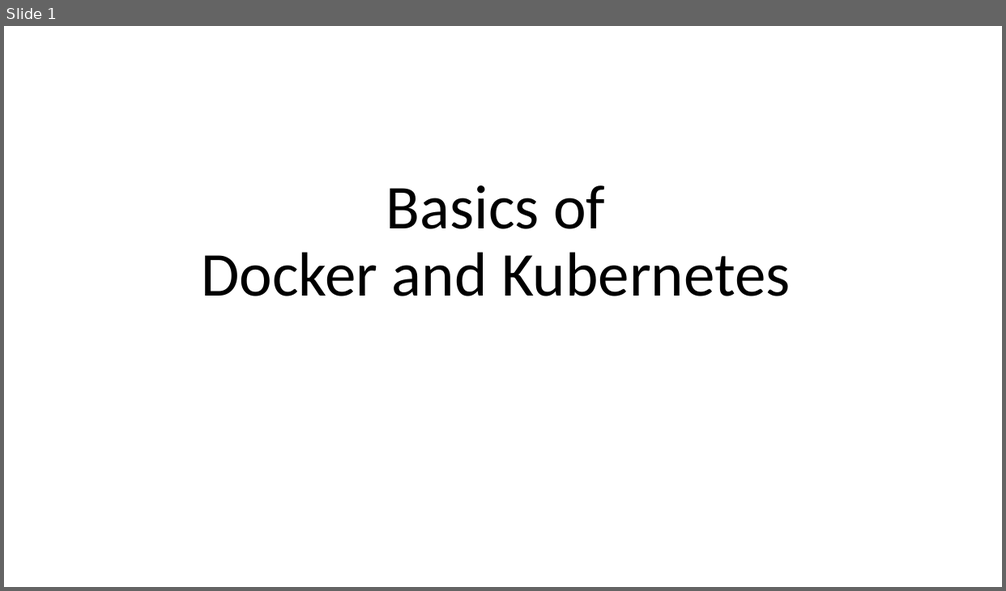
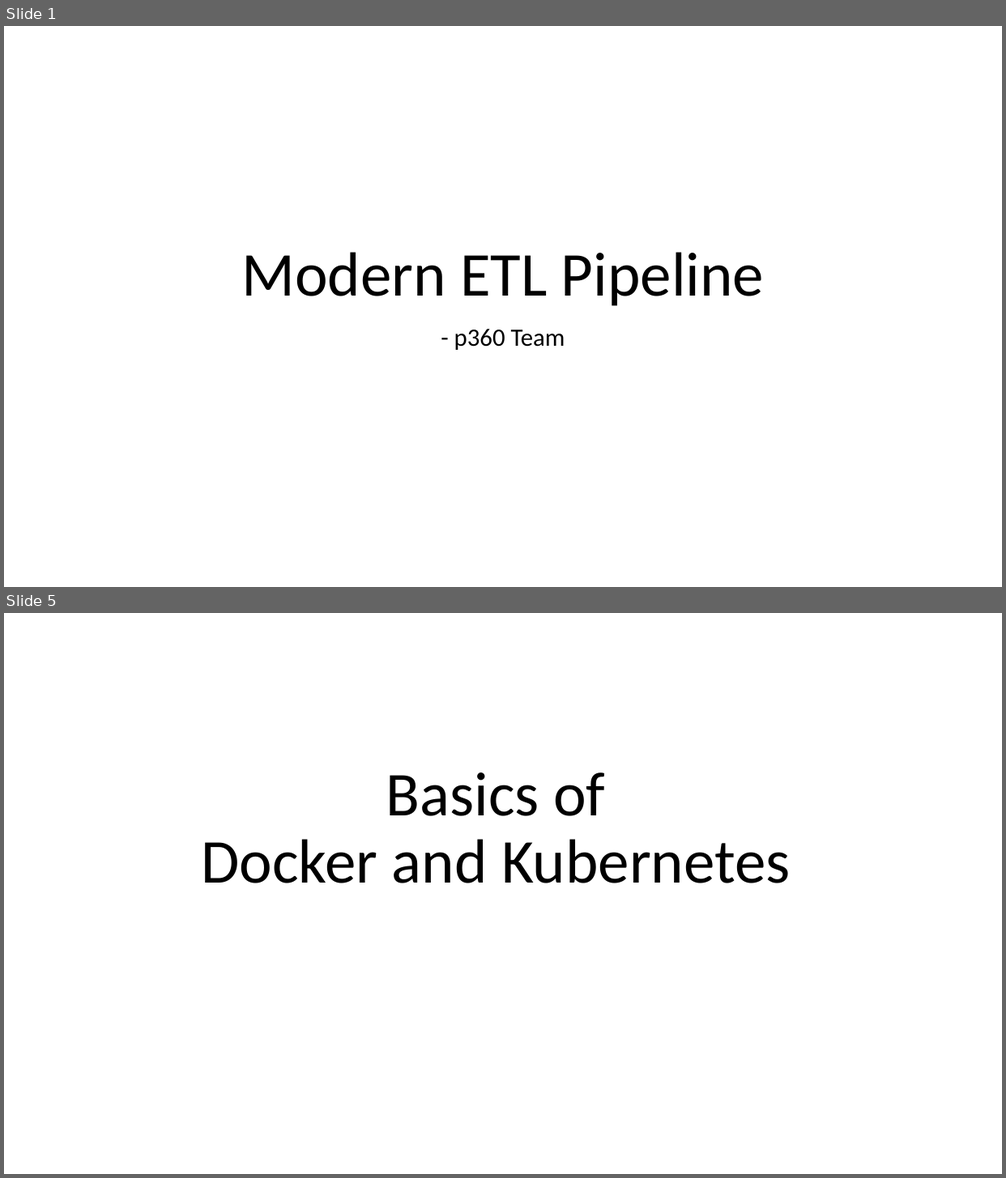
Before and after one commit to p360-workshop/DevDays-2020, a slide deck: DockerAndKubernetes/DockerAndKubernetes.pptx. Shown one above the other, each under a label of ours: slide 1 before the commit, slides 1 and 5 after it; the slides between them are not shown. The pictures are 1006x591 and 1006x1178 pixels, drawn with LibreOffice and Linux fonts; fonts in the diff are those of the drawing. Boxes give left, top, right and bottom in pixels: in the first picture for what was removed or moved away, otherwise in the second. Text is boxed around its words. In the diff, an @@ line names an element or a change of style, - is before the commit and + after.

```diff
--- a/DockerAndKubernetes/DockerAndKubernetes.pptx
+++ b/DockerAndKubernetes/DockerAndKubernetes.pptx
@@ slide 1 added at (4,26,1002,587), background #FFFFFF @@
@@ title added at (241,252,764,306), 60 pt, text #000000 @@
+Modern ETL Pipeline
@@ subtitle added at (454,329,565,350), 24 pt, text #000000 @@
+- p360 Team
@@ what was slide 1 is now slide 5 @@
```
Also in this commit, not shown: 3 other slides added.
